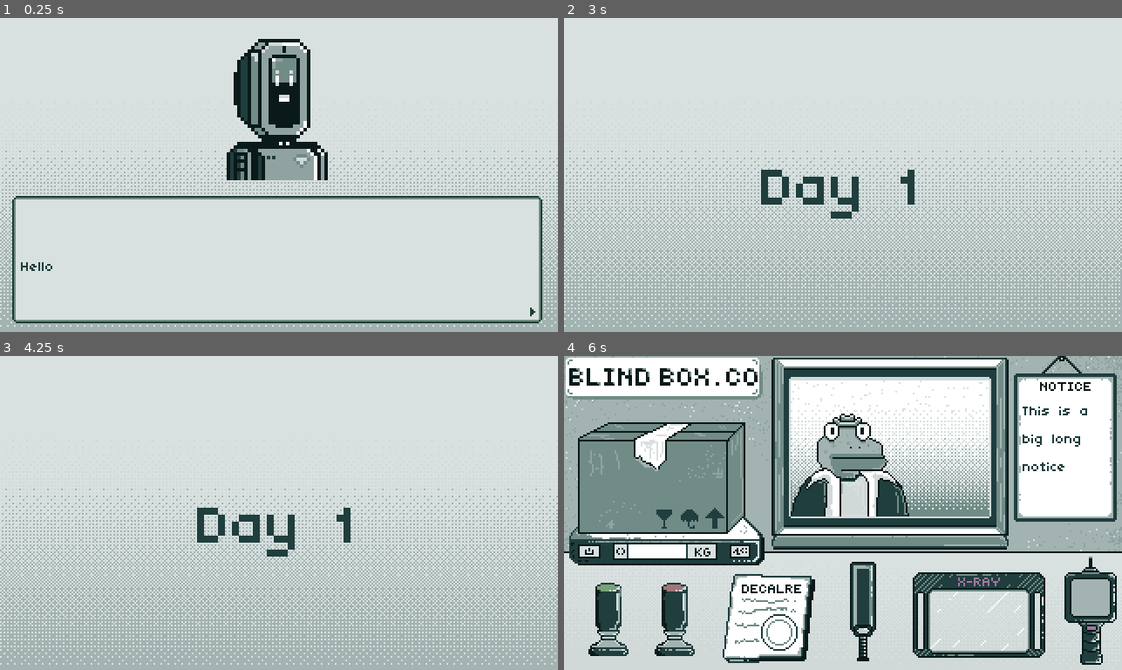
Above: before the commit, frames 1-4 (two rows, left to right).
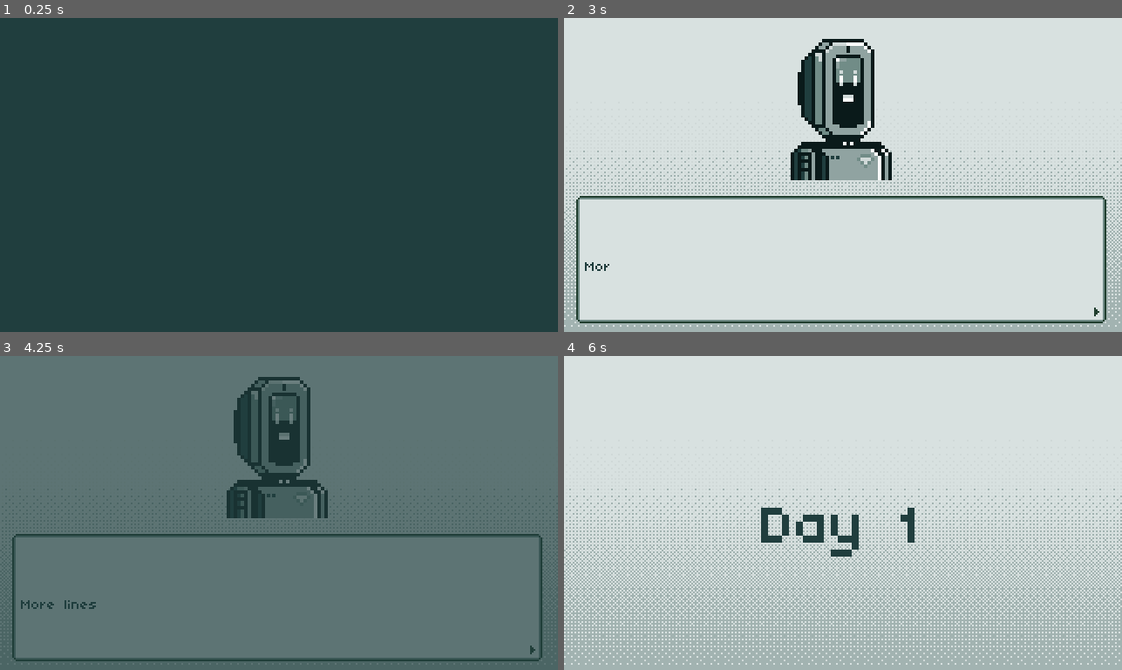
Above: after the commit, the same moments.

Repository: hkattt/blind-box-co
Game: Godot game, scene res://scenes/Main.tscn
Two runs of this game, one before a commit and one after it. Both use one fixed random seed, a clock stepped at 60 frames per second and the inputs below.
Inputs (mouse positions are in pixels of both pictures, inside the frame that each line leads up to):
- Up to frame 1 (0.25 s): no input
- Up to frame 2 (3 s): click (1099, 313) at 0.52 s; click (1099, 313) at 1.25 s; click (1099, 313) at 2 s; tap Enter at 2.75 s; move the mouse to (965, 159) at 2.77 s; click (965, 159) at 2.92 s
- Up to frame 3 (4.25 s): tap Space at 3.5 s; drag from (167, 528) to (251, 575) at 3.52 s
- Up to frame 4 (6 s): move the mouse to (898, 443) at 4.27 s; click (898, 443) at 4.42 s; drag from (815, 575) to (675, 465) at 5.02 s; tap Enter at 5.75 s; move the mouse to (1010, 560) at 5.77 s; click (1010, 560) at 5.92 s

The runs differ from the first frame. In frame 1, 98% of the frame differs, in the area x 0-100%, y 0-100%; in frame 2, 30%; in frame 3, 100%; in frame 4, 86%.

Commit message:
Added screen transitions

Diff:
--- a/src/project.godot
+++ b/src/project.godot
@@ -18,7 +18,6 @@
 [autoload]
 
 DayManager="*res://scripts/managers/DayManager.gd"
-GameManager="*res://scripts/managers/GameManager.gd"
 DialogueManager="*res://scripts/managers/DialogueManager.gd"
 ReportManager="*res://scripts/managers/ReportManager.gd"
 
--- a/src/scenes/Main.tscn
+++ b/src/scenes/Main.tscn
@@ -1,6 +1,9 @@
-[gd_scene load_steps=2 format=3 uid="uid://dwdb0rahcukks"]
+[gd_scene load_steps=3 format=3 uid="uid://dwdb0rahcukks"]
 
 [ext_resource type="Script" uid="uid://c8ashy84ejyno" path="res://scripts/Main.gd" id="1_elqb8"]
+[ext_resource type="PackedScene" uid="uid://cswiietm7ymbg" path="res://scenes/components/ScreenTransition.tscn" id="2_rvslj"]
 
 [node name="Main" type="Node2D"]
 script = ExtResource("1_elqb8")
+
+[node name="ScreenTransition" parent="." instance=ExtResource("2_rvslj")]
--- /dev/null
+++ b/src/scenes/components/ScreenTransition.tscn
@@ -0,0 +1,14 @@
+[gd_scene load_steps=2 format=3 uid="uid://cswiietm7ymbg"]
+
+[ext_resource type="Script" uid="uid://dt8qdiqoko7rx" path="res://scripts/components/ScreenTransition.gd" id="1_vfhev"]
+
+[node name="ScreenTransition" type="CanvasLayer"]
+layer = 2
+script = ExtResource("1_vfhev")
+
+[node name="Background" type="ColorRect" parent="."]
+offset_right = 320.0
+offset_bottom = 180.0
+size_flags_horizontal = 3
+size_flags_vertical = 3
+color = Color(0.12549, 0.243137, 0.243137, 1)
--- a/src/scripts/Main.gd
+++ b/src/scripts/Main.gd
@@ -1,4 +1,108 @@
 extends Node2D
 
+enum GameScreen {
+	MAIN_MENU,
+	INTRO,
+	DAY,
+	INTERROGATION,
+	REPORT,
+	HIRED,
+	REJECTED
+}
+
+@onready var screen_transition: ScreenTransition = $ScreenTransition
+
+const game_data: GameData = preload("res://data/game_data.tres")
+
+const HIRED_EARNINGS: int = 50
+
+var game_screen: GameScreen = GameScreen.INTRO
+var intro: Intro = null
+var daily_report: DailyReport = null
+var day: Day = null
+var hired: Hired = null
+var rejected: Rejected = null
+
+var current_day_index: int = 0
+var interrogation_results: Array[InterrogationResultData]
+
 func _ready() -> void:
-	GameManager.start_game()
+	_start_game()
+
+func _start_game() -> void:
+	await _change_screen()
+
+func _get_next_screen() -> GameScreen:
+	match game_screen:
+		GameScreen.INTRO:
+			return GameScreen.DAY
+		GameScreen.DAY:
+			return GameScreen.INTERROGATION
+		GameScreen.INTERROGATION:
+			return GameScreen.REPORT
+		GameScreen.REPORT:
+			if current_day_index >= game_data.days.size():
+				if ReportManager.get_total_earnings() > HIRED_EARNINGS:
+					return GameScreen.HIRED
+				else:
+					return GameScreen.REJECTED
+			else:
+				return GameScreen.DAY
+		GameScreen.HIRED, GameScreen.REJECTED:
+			return GameScreen.MAIN_MENU
+		_:
+			return GameScreen.MAIN_MENU
+
+func _change_screen() -> void:
+	await screen_transition.fade_out()
+
+	if intro:
+		intro.queue_free()
+	if day:
+		day.queue_free()
+	if daily_report:
+		daily_report.queue_free()
+
+	match game_screen:
+		GameScreen.INTRO:
+			intro = Intro.create()
+			intro.intro_complete.connect(_on_intro_complete, CONNECT_ONE_SHOT)
+			get_tree().current_scene.add_child(intro)
+		GameScreen.DAY:
+			day = Day.create(current_day_index + 1)
+			day.day_timer_finished.connect(_on_day_timer_finished, CONNECT_ONE_SHOT)
+			get_tree().current_scene.add_child(day)
+		GameScreen.INTERROGATION:
+			var day_data = game_data.days[current_day_index]
+			DayManager.start_day(day_data, screen_transition)
+			DayManager.day_complete.connect(_on_day_complete, CONNECT_ONE_SHOT)
+		GameScreen.REPORT:
+			daily_report = DailyReport.create(interrogation_results)
+			daily_report.report_close.connect(_on_report_close, CONNECT_ONE_SHOT)
+			get_tree().current_scene.add_child(daily_report)
+		GameScreen.HIRED:
+			hired = Hired.create()
+			get_tree().current_scene.add_child(hired)
+		GameScreen.REJECTED:
+			rejected = Rejected.create()
+			get_tree().current_scene.add_child(rejected)
+
+	await screen_transition.fade_in()
+
+func _on_intro_complete() -> void:
+	game_screen = _get_next_screen()
+	await _change_screen()
+
+func _on_day_timer_finished() -> void:
+	game_screen = _get_next_screen()
+	await _change_screen()
+
+func _on_day_complete(results: Array[InterrogationResultData]) -> void:
+	interrogation_results = results
+	current_day_index += 1
+	game_screen = _get_next_screen()
+	await _change_screen()
+
+func _on_report_close() -> void:
+	game_screen = _get_next_screen()
+	await _change_screen()
--- /dev/null
+++ b/src/scripts/components/ScreenTransition.gd
@@ -0,0 +1,19 @@
+class_name ScreenTransition extends CanvasLayer
+
+@onready var background: ColorRect = $Background
+
+const fade_rate: float = 1.0
+
+func _ready() -> void:
+	background.mouse_filter = Control.MOUSE_FILTER_IGNORE
+	background.modulate.a = 1.0
+
+func fade_out() -> void:
+	var tween: Tween = create_tween()
+	tween.tween_property(background, "modulate:a", 1.0, fade_rate)
+	await tween.finished
+
+func fade_in() -> void:
+	var tween: Tween = create_tween()
+	tween.tween_property(background, "modulate:a", 0.0, fade_rate)
+	await tween.finished
--- a/src/scripts/managers/DayManager.gd
+++ b/src/scripts/managers/DayManager.gd
@@ -8,13 +8,17 @@
 var interrogation_queue: Array[InterrogationData] = []
 var notice_data: NoticeData
 var interrogation_results: Array[InterrogationResultData] = []
+var screen_transition: ScreenTransition
 
-func start_day(day_data: DayData) -> void:
+func start_day(day_data: DayData, p_screen_transition: ScreenTransition) -> void:
 	interrogation_queue = day_data.interrogations
 	notice_data = day_data.notice
+	screen_transition = p_screen_transition
 	process_next_interrogation()
 
 func process_next_interrogation() -> void:
+	await  screen_transition.fade_out()
+
 	# Free the current interrogation, if it exists
 	if current_interrogation:
 		current_interrogation.queue_free()
@@ -37,6 +41,7 @@
 	# Populate with the interrogation data
 	current_interrogation.setup(interrogation_data.character, interrogation_data.package, notice_data)
 	current_interrogation.interrogation_complete.connect(_on_interrogation_complete, CONNECT_ONE_SHOT)
+	await  screen_transition.fade_in()
 
 func _on_interrogation_complete(result: InterrogationResultData) -> void:
 	interrogation_results.append(result)
--- a/src/scripts/managers/GameManager.gd
+++ b/src/scripts/managers/GameManager.gd
@@ -9,6 +9,8 @@
 	HIRED,
 	REJECTED
 }
+
+@onready var screen_transition = $ScreenTransition
 
 const game_data: GameData = preload("res://data/game_data.tres")
 
Not shown, added: src/scripts/components/ScreenTransition.gd.uid
